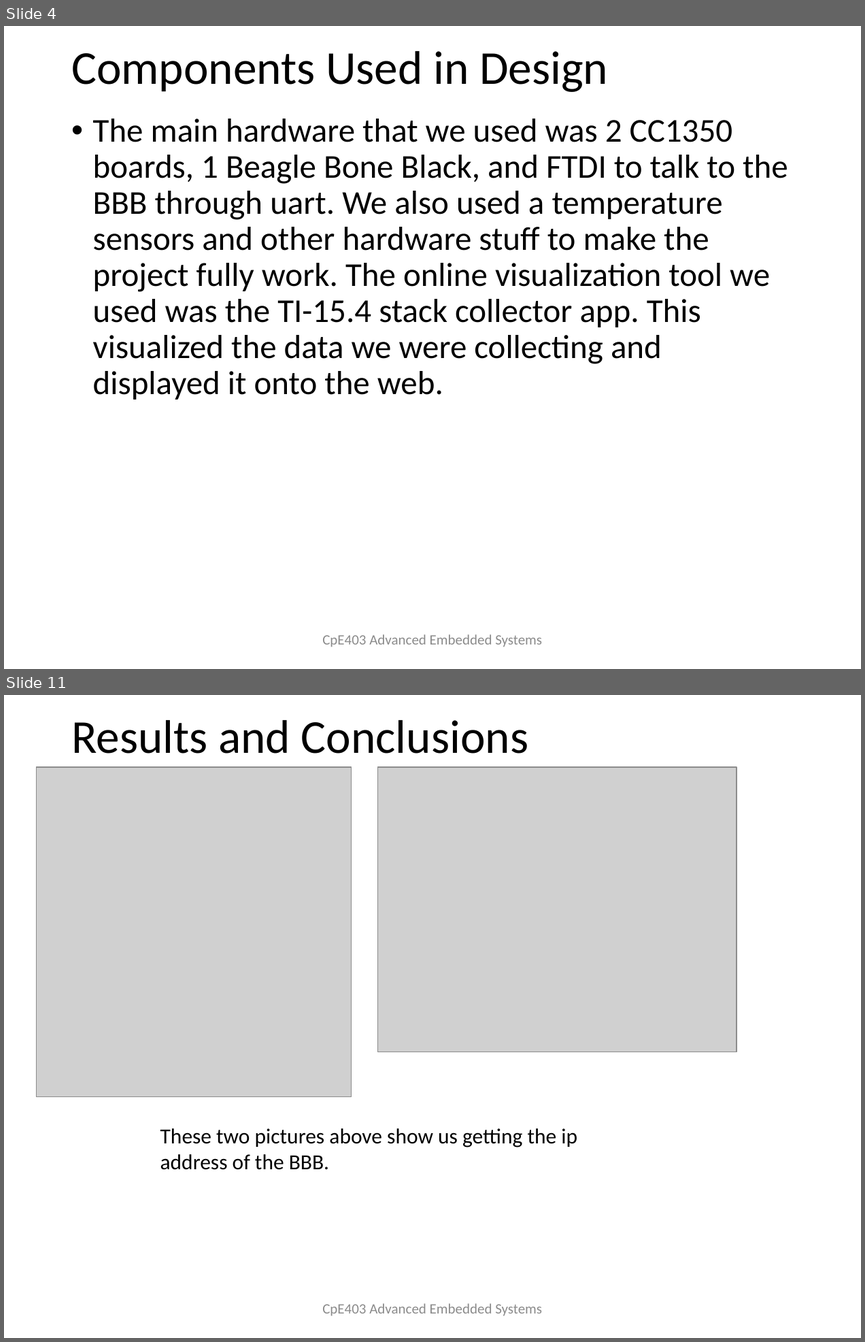
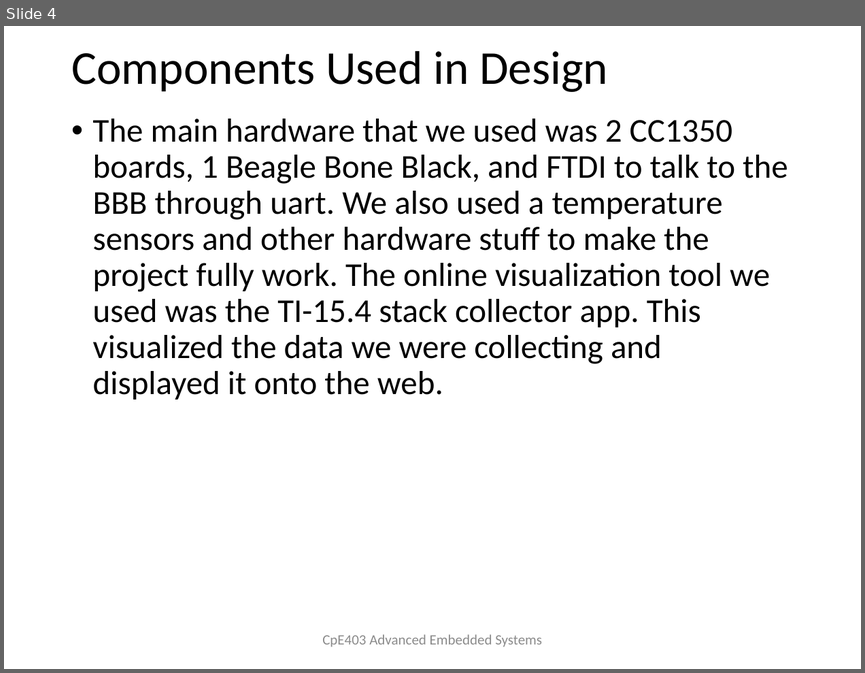
Before and after one commit to TraceStewart/epc304llaf8102vlnu, a slide deck: Final/CpE403_Project_F2018.pptx. Shown one above the other, each under a label of ours: slides 4 and 11 before the commit, slide 4 after it; the slides between them are not shown. The pictures are 865x1342 and 865x673 pixels, drawn with LibreOffice and Linux fonts; fonts in the diff are those of the drawing; grey boxes stand for pictures. Boxes give left, top, right and bottom in pixels: in the first picture for what was removed or moved away, otherwise in the second. Text is boxed around its words. In the diff, an @@ line names an element or a change of style, - is before the commit and + after.

```diff
--- a/Final/CpE403_Project_F2018.pptx
+++ b/Final/CpE403_Project_F2018.pptx
@@ slide 11 removed at bbox=[4, 695, 861, 1338], background #FFFFFF @@
@@ title removed at bbox=[71, 720, 528, 753] @@
-Results and Conclusions
@@ picture removed at bbox=[37, 767, 351, 1097] @@
@@ picture removed at bbox=[377, 767, 736, 1051] @@
@@ text removed at bbox=[160, 1128, 577, 1170] @@
-These two pictures above show us getting the ip address of the BBB.
@@ text removed at bbox=[322, 1303, 542, 1316] @@
-CpE403 Advanced Embedded Systems
```
Also in this commit, not shown: 9 slides changed, 2 slides added, 3 other slides removed, 1 other file.
